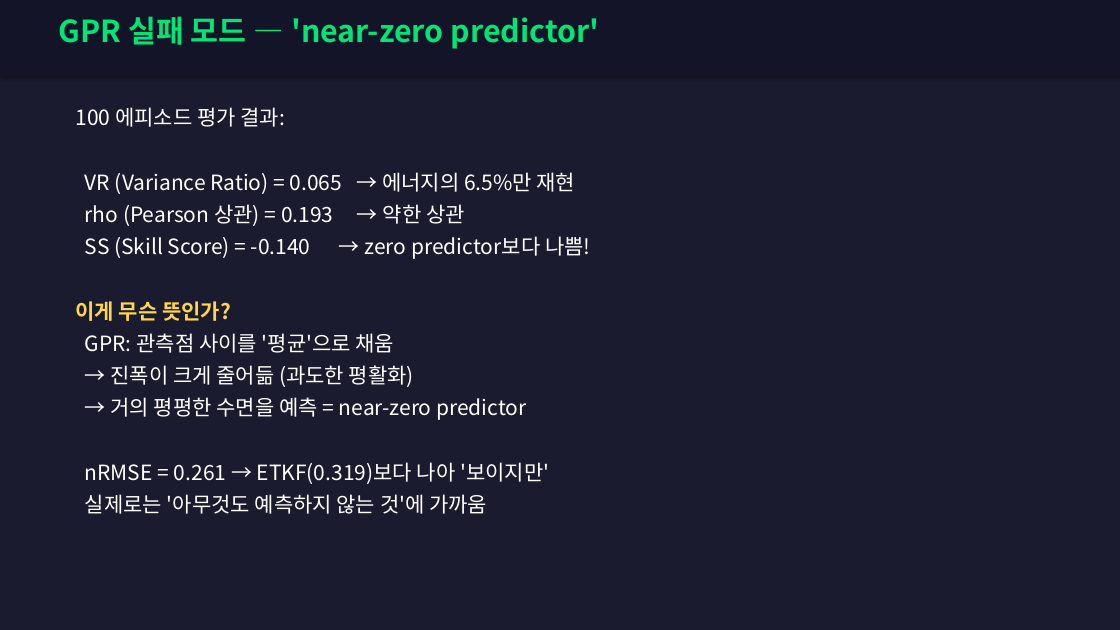
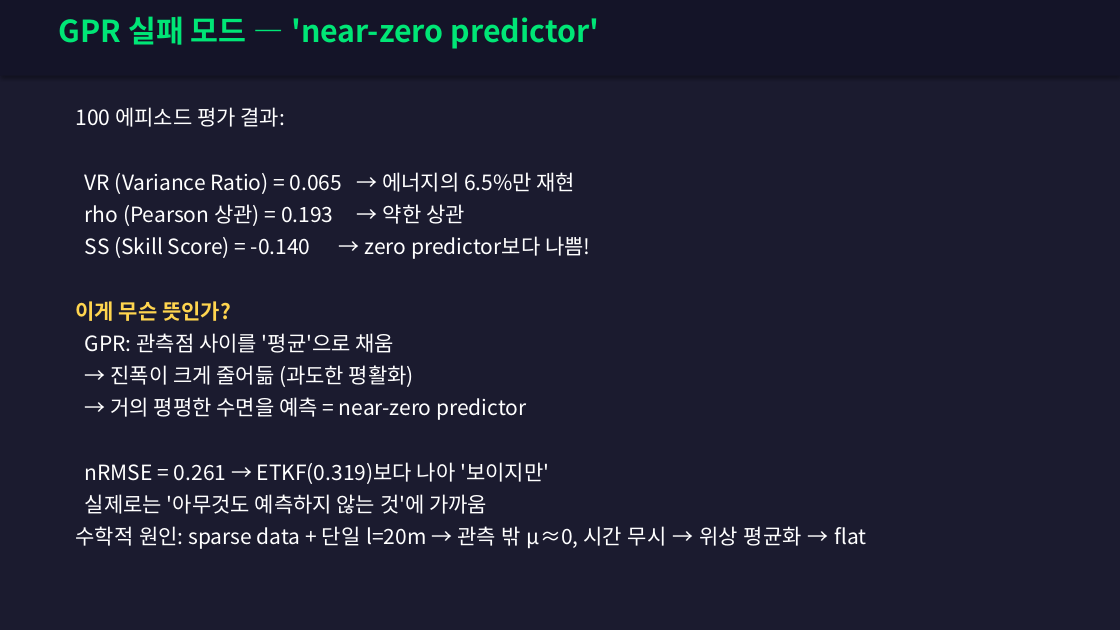
Before and after one commit to SAEYONGPARK94/wavesplat, a slide deck: slide 31 of wavesplat/docs/WaveSplat_Algorithm_Guide.pptx. Drawn at 1120x630 pixels with LibreOffice and Linux fonts; fonts in the diff are those of the drawing. Boxes give left, top, right and bottom in pixels: in the first picture for what was removed or moved away, otherwise in the second. Text is boxed around its words. In the diff, an @@ line names an element or a change of style, - is before the commit and + after.

```diff
--- a/wavesplat/docs/WaveSplat_Algorithm_Guide.pptx
+++ b/wavesplat/docs/WaveSplat_Algorithm_Guide.pptx
@@ text at (75,526,866,549): paragraph added @@
+수학적 원인: sparse data + 단일 l=20m → 관측 밖 μ≈0, 시간 무시 → 위상 평균화 → flat
```
Also in this commit, not shown: 6 other slides changed, 1 other file.
